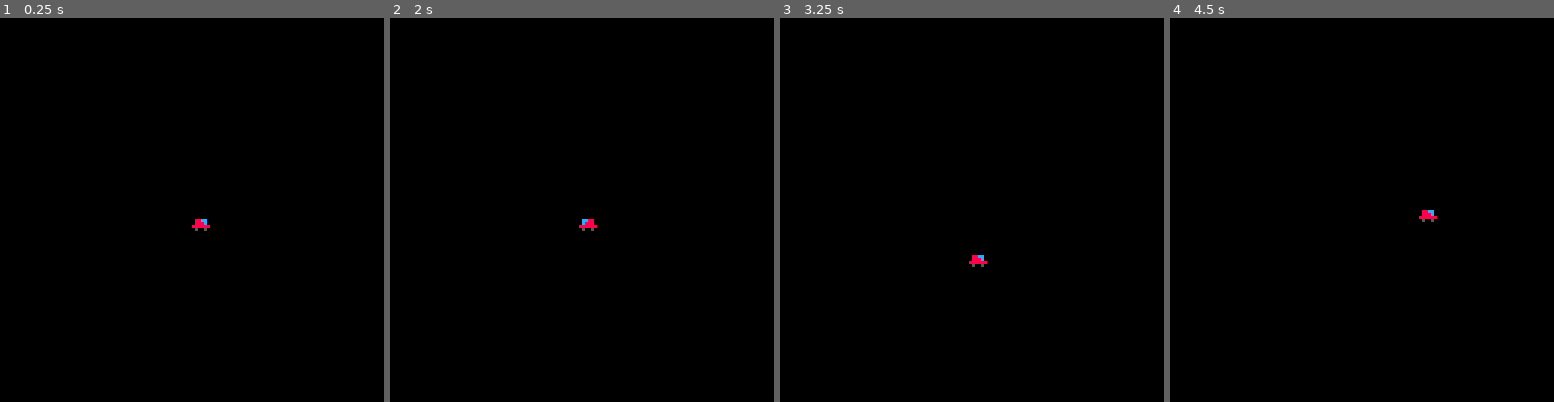
Above: before the commit, frames 1-4 (left to right).
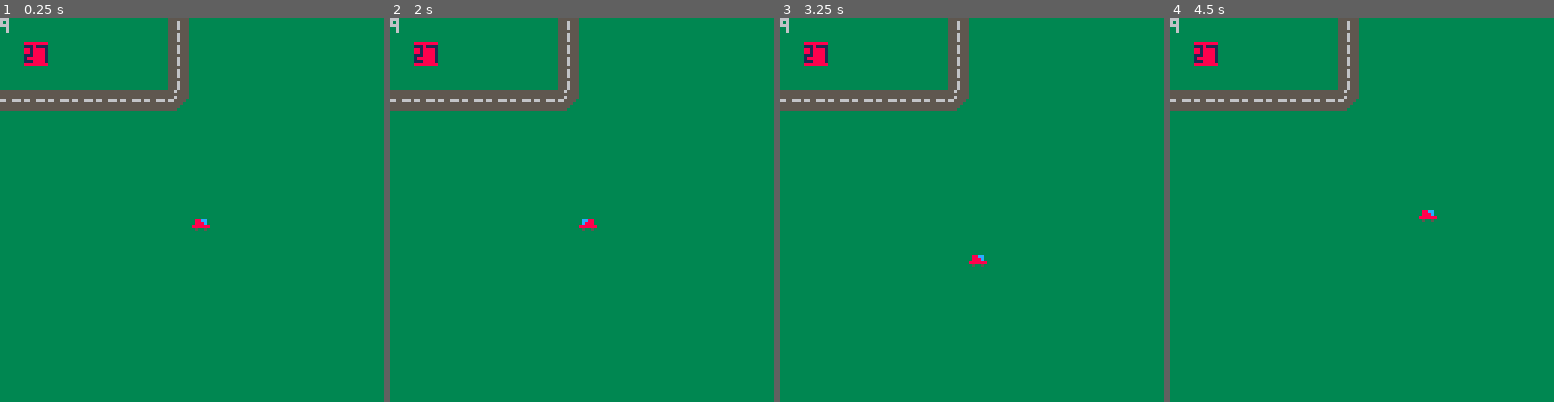
Above: after the commit, the same moments.

Repository: JohnErnestBonanno/pico8
Game: PICO-8 cartridge space_cat.p8
Two runs of this game, one before a commit and one after it. Both use one fixed random seed, a clock stepped at 60 frames per second and the inputs below.
Inputs:
- Up to frame 1 (0.25 s): no input
- Up to frame 2 (2 s): hold Left from 1.97 s (still down)
- Up to frame 3 (3.25 s): release Left at 2.37 s; hold Down 2.42-2.82 s; hold Right from 2.87 s (still down)
- Up to frame 4 (4.5 s): release Right at 3.53 s; hold Up 3.58-4.08 s; hold Right from 4.13 s (still down)

The runs differ from the first frame. In frame 1, 100% of the frame differs, in the area x 0-100%, y 0-100%; in frame 2, 100%; in frame 3, 100%; in frame 4, 100%.

Commit message:
Update Top Left using MGET

Diff:
--- a/space_cat.p8
+++ b/space_cat.p8
@@ -44,7 +44,8 @@
 end
 
 function _draw()
-	cls() -- clear screen
+	cls(3) -- clear screen into green
+	map()
 	spr(
 		player.sp, -- which sprite
 		player.x, -- x coor
@@ -55,15 +56,9 @@
 		player.flip_x
 		)
 
+	print(mget(flr(player.x/8),flr(player.y/8)))
+
 end
-
-
---function draw_start()
--- cls()
--- print("abacus madness")
--- print("press z to start")
-
---end
 -->8
 
 -->8
@@ -76,6 +71,9 @@
 screen is 128 x 128
 	top left is 0,0
 
+	can get coordinates via map tile
+
+
 --]]
 
 
@@ -86,12 +84,97 @@
 
 
 
+…(61 lines of a section not shown)…
 __map__
-0000000000000000000000000000000000000000000000000000000000000000000000000000000000000000000000000000000000000000000000000000000000000000000000000000000000000000000000000000000000000000000000000000000000000000000000000000000000000000000000000000000000000000
-0000000000000000000000000000000000000000000000000000000000000000000000000000000000000000000000000000000000000000000000000000000000000000000000000000000000000000000000000000000000000000000000000000000000000000000000000000000000000000000000000000000000000000
-0000000000000000000000000000000000000000000000000000000000000000000000000000000000000000000000000000000000000000000000000000000000000000000000000000000000000000000000000000000000000000000000000000000000000000000000000000000000000000000000000000000000000000
-0000000000000000000000000000000000000000000000000000000000000000000000000000000000000000000000000000000000000000000000000000000000000000000000000000000000000000000000000000000000000000000000000000000000000000000000000000000000000000000000000000000000000000
-0000000202020202020202020000000000000000000000000000000000000000000000000000000000000000000000000000000000000000000000000000000000000000000000000000000000000000000000000000000000000000000000000000000000000000000000000000000000000000000000000000000000000000
-0000000303030303030303030000000000000000000000000000000000000000000000000000000000000000000000000000000000000000000000000000000000000000000000000000000000000000000000000000000000000000000000000000000000000000000000000000000000000000000000000000000000000000
-0000000303030303030303030000000000000000000000000000000000000000000000000000000000000000000000000000000000000000000000000000000000000000000000000000000000000000000000000000000000000000000000000000000000000000000000000000000000000000000000000000000000000000
-0000001111111111111111110000000000000000000000000000000000000000000000000000000000000000000000000000000000000000000000000000000000000000000000000000000000000000000000000000000000000000000000000000000000000000000000000000000000000000000000000000000000000000
+0909090909090919090909090909090909090909090909090909090909090909090909090909090900000000000000000000000000000000000000000000000000000000000000000000000000000000000000000000000000000000000000000000000000000000000000000000000000000000000000000000000000000000
+0906090909090919090909090909090909090909090909090909090909090909090909090909090900000000000000000000000000000000000000000000000000000000000000000000000000000000000000000000000000000000000000000000000000000000000000000000000000000000000000000000000000000000
+0909090909090919090909090909090909090909090909090909090909090909090909090909090900000000000000000000000000000000000000000000000000000000000000000000000000000000000000000000000000000000000000000000000000000000000000000000000000000000000000000000000000000000
+2828282828282829090909090909090909090909090909090909090909090909090909090909090900000000000000000000000000000000000000000000000000000000000000000000000000000000000000000000000000000000000000000000000000000000000000000000000000000000000000000000000000000000
+0909090909090909090909090909090909090909090909090909090909090909090909090909090900000000000000000000000000000000000000000000000000000000000000000000000000000000000000000000000000000000000000000000000000000000000000000000000000000000000000000000000000000000
+0909090909090909090909090909090909090909090909090909090909090909090909090909090900000000000000000000000000000000000000000000000000000000000000000000000000000000000000000000000000000000000000000000000000000000000000000000000000000000000000000000000000000000
+0909090909090909090909090909090909090909090909090909090909090909090909090909090900000000000000000000000000000000000000000000000000000000000000000000000000000000000000000000000000000000000000000000000000000000000000000000000000000000000000000000000000000000
+0909090909090909090909090909090909090909090909090909090909090909090909090909090900000000000000000000000000000000000000000000000000000000000000000000000000000000000000000000000000000000000000000000000000000000000000000000000000000000000000000000000000000000
+0909090909090909090909090909090909090909090909090909090909090909090909090909090900000000000000000000000000000000000000000000000000000000000000000000000000000000000000000000000000000000000000000000000000000000000000000000000000000000000000000000000000000000
+0909090909090909090909090909090909090909090909090909090909090909090909090909090900000000000000000000000000000000000000000000000000000000000000000000000000000000000000000000000000000000000000000000000000000000000000000000000000000000000000000000000000000000
+0909090909090909090909090909090909090909090909090909090909090909090909090909090900000000000000000000000000000000000000000000000000000000000000000000000000000000000000000000000000000000000000000000000000000000000000000000000000000000000000000000000000000000
+0909090909090909090909090909090909090909090909090909090909090909090909090909090900000000000000000000000000000000000000000000000000000000000000000000000000000000000000000000000000000000000000000000000000000000000000000000000000000000000000000000000000000000
+0909090909090909090909090909090909092809090909090909090909090909090909090909090900000000000000000000000000000000000000000000000000000000000000000000000000000000000000000000000000000000000000000000000000000000000000000000000000000000000000000000000000000000
+0909090909090909090909090909090909090909090909090909090909090909090909090909090900000000000000000000000000000000000000000000000000000000000000000000000000000000000000000000000000000000000000000000000000000000000000000000000000000000000000000000000000000000
+0909090909090909090909090909090909090909090909090909090909090909090909090909090900000000000000000000000000000000000000000000000000000000000000000000000000000000000000000000000000000000000000000000000000000000000000000000000000000000000000000000000000000000
+0909090909090909090909090909090909090909090909090909090909090909090909090909090900000000000000000000000000000000000000000000000000000000000000000000000000000000000000000000000000000000000000000000000000000000000000000000000000000000000000000000000000000000
+0909090909090909090909090909090909090909090909090909090909090909090909090909090900000000000000000000000000000000000000000000000000000000000000000000000000000000000000000000000000000000000000000000000000000000000000000000000000000000000000000000000000000000
+0909090909090909090909090909090909090909090909090909090909090909090909090909090900000000000000000000000000000000000000000000000000000000000000000000000000000000000000000000000000000000000000000000000000000000000000000000000000000000000000000000000000000000
+0909090909090909090909090909090909090909090909090909090909090909090909090909090900000000000000000000000000000000000000000000000000000000000000000000000000000000000000000000000000000000000000000000000000000000000000000000000000000000000000000000000000000000
+0909090909090909090909090909090909090909090909090909090909090909090909090909090900000000000000000000000000000000000000000000000000000000000000000000000000000000000000000000000000000000000000000000000000000000000000000000000000000000000000000000000000000000
+0909090909090909090909090909090909090909090909090909090909090909090909090909090900000000000000000000000000000000000000000000000000000000000000000000000000000000000000000000000000000000000000000000000000000000000000000000000000000000000000000000000000000000
+0909090909090909090909090909090909090909090909090909090909090909090909090909090900000000000000000000000000000000000000000000000000000000000000000000000000000000000000000000000000000000000000000000000000000000000000000000000000000000000000000000000000000000
+0909090909090909090909090909090909090909090909090909090909090909090909090909090900000000000000000000000000000000000000000000000000000000000000000000000000000000000000000000000000000000000000000000000000000000000000000000000000000000000000000000000000000000
+0909090909090909090909090909090909090909090909090909090909090909090909090909090900000000000000000000000000000000000000000000000000000000000000000000000000000000000000000000000000000000000000000000000000000000000000000000000000000000000000000000000000000000
+0909090909090909090909090909090909090909090909090909090909090909090909090909090900000000000000000000000000000000000000000000000000000000000000000000000000000000000000000000000000000000000000000000000000000000000000000000000000000000000000000000000000000000
+0909090909090909090909090909090909090909090909090909090909090909090909090909090900000000000000000000000000000000000000000000000000000000000000000000000000000000000000000000000000000000000000000000000000000000000000000000000000000000000000000000000000000000
+0909090909090909090909090909090909090909090909090909090909090909090909090909090900000000000000000000000000000000000000000000000000000000000000000000000000000000000000000000000000000000000000000000000000000000000000000000000000000000000000000000000000000000
+0909090909090909090909090909090909090909090909090909090909090909090909090909090900000000000000000000000000000000000000000000000000000000000000000000000000000000000000000000000000000000000000000000000000000000000000000000000000000000000000000000000000000000
+0909090909090909090909090909090909090909090909090909090909090909090909090909090900000000000000000000000000000000000000000000000000000000000000000000000000000000000000000000000000000000000000000000000000000000000000000000000000000000000000000000000000000000
+0909090909090909090909090909090909090909090909090909090909090909090909090909090900000000000000000000000000000000000000000000000000000000000000000000000000000000000000000000000000000000000000000000000000000000000000000000000000000000000000000000000000000000
+0909090909090909090909090909090909090909090909090909090909090909090909090909090900000000000000000000000000000000000000000000000000000000000000000000000000000000000000000000000000000000000000000000000000000000000000000000000000000000000000000000000000000000
+0909090909090909090909090909090909090909090909090909090909090909090909090909090900000000000000000000000000000000000000000000000000000000000000000000000000000000000000000000000000000000000000000000000000000000000000000000000000000000000000000000000000000000
Not shown, changed: 69 lines of the sprite sheet (__gfx__) section of space_cat.p8
